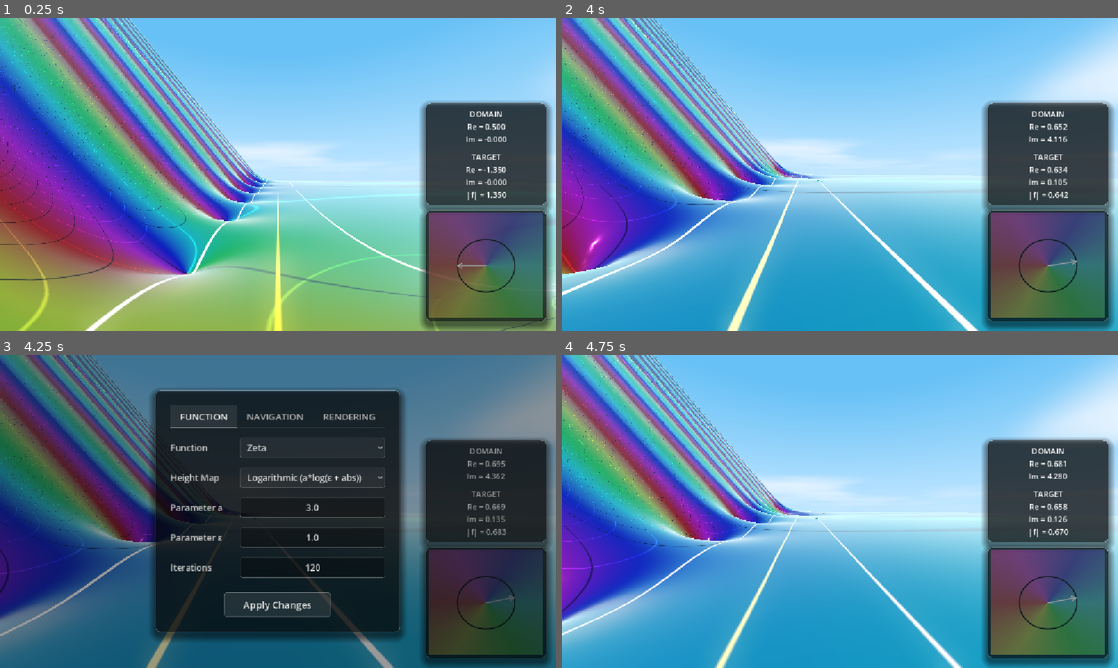
Above: before the commit, frames 1-4 (two rows, left to right).
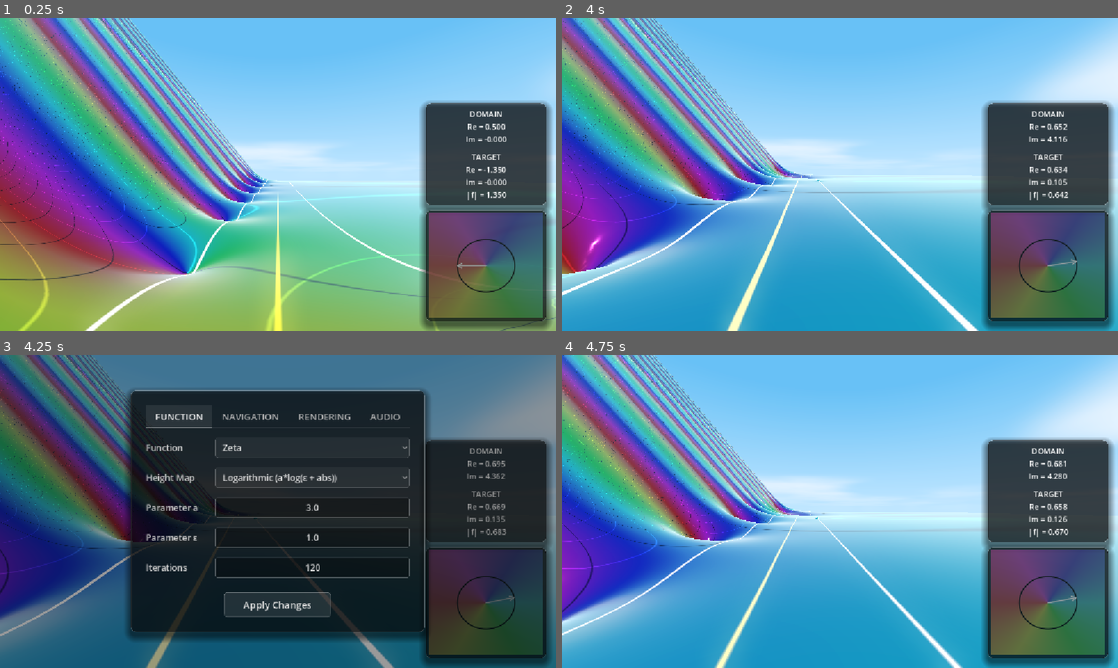
Above: after the commit, the same moments.

Repository: allanino/complex-functions-explorer
Game: Godot game, scene res://scenes/main.tscn
The game is run twice, just before and just after one commit, with the same random seed, the same clock (stepped at 60 frames per second) and the same inputs.
Inputs (mouse positions are in pixels of both pictures, inside the frame that each line leads up to):
- Up to frame 1 (0.25 s): no input
- Up to frame 2 (4 s): tap Enter at 0.5 s; move the mouse to (867, 174) at 0.52 s; hold W (move_forward) from 0.53 s (still down); tap G at 0.6, 3.6 s; tap Space at 0.77, 1.52, 3.02, 3.77 s; move the mouse to (812, 174) at 1.27 s; tap C at 1.35 s; move the mouse to (851, 168) at 2.02 s; hold Shift 2.03-2.78 s; move the mouse to (834, 180) at 2.77 s; tap Ctrl at 2.85 s; move the mouse to (878, 177) at 3.52 s
- Up to frame 3 (4.25 s): keep holding W (move_forward); tap Escape (ui_cancel) at 4.15 s
- Up to frame 4 (4.75 s): release W (move_forward) at 4.25 s; click "Apply Changes" at 4.25 s

Frames 1-2 are identical in both runs. In frame 3, 9.9% of the frame differs, in the area x 22-78%, y 10-92%; in frame 4, nothing differs.

Commit message:
Add AUDIO settings tab with background music and drone toggles
- Added `bg_music_enabled` and `drone_enabled` static variables to `Field` class.
- Implemented new AUDIO tab in `hud.tscn` with checkboxes for both settings.
- Updated `hud.gd` to synchronize UI state with `Field` variables and apply changes.
- Modified `spatial_audio.gd` to dynamically toggle background music and topographic drone playback based on these settings.

Co-authored-by: allanino <5325241+allanino@users.noreply.github.com>

Diff:
--- a/scenes/hud.tscn
+++ b/scenes/hud.tscn
@@ -737,6 +737,57 @@
 theme_override_styles/hover_pressed = SubResource("StyleBoxFlat_checkbox_hover")
 theme_override_styles/focus = SubResource("StyleBoxFlat_checkbox")
 
+[node name="AUDIO" type="VBoxContainer" parent="Control/MenuOverlay/CenterContainer/MainPanel/MarginContainer/ContentVBox/TabContainer"]
+visible = false
+layout_mode = 2
+theme_override_constants/separation = 15
+
+[node name="BgMusicContainer" type="HBoxContainer" parent="Control/MenuOverlay/CenterContainer/MainPanel/MarginContainer/ContentVBox/TabContainer/AUDIO"]
+layout_mode = 2
+theme_override_constants/separation = 0
+
+[node name="Label" type="Label" parent="Control/MenuOverlay/CenterContainer/MainPanel/MarginContainer/ContentVBox/TabContainer/AUDIO/BgMusicContainer"]
+layout_mode = 2
+size_flags_horizontal = 3
+theme_override_colors/font_color = Color(0.8, 0.8, 0.8, 1)
+theme_override_font_sizes/font_size = 18
+text = "Background Music"
+
+[node name="BgMusicCheckbox" type="CheckBox" parent="Control/MenuOverlay/CenterContainer/MainPanel/MarginContainer/ContentVBox/TabContainer/AUDIO/BgMusicContainer"]
+custom_minimum_size = Vector2(10, 10)
+layout_mode = 2
+size_flags_vertical = 4
+focus_mode = 0
+theme_override_constants/h_separation = 0
+theme_override_styles/normal = SubResource("StyleBoxFlat_checkbox")
+theme_override_styles/hover = SubResource("StyleBoxFlat_checkbox_hover")
+theme_override_styles/pressed = SubResource("StyleBoxFlat_checkbox")
+theme_override_styles/hover_pressed = SubResource("StyleBoxFlat_checkbox_hover")
+theme_override_styles/focus = SubResource("StyleBoxFlat_checkbox")
+
+[node name="DroneContainer" type="HBoxContainer" parent="Control/MenuOverlay/CenterContainer/MainPanel/MarginContainer/ContentVBox/TabContainer/AUDIO"]
+layout_mode = 2
+theme_override_constants/separation = 0
+
+[node name="Label" type="Label" parent="Control/MenuOverlay/CenterContainer/MainPanel/MarginContainer/ContentVBox/TabContainer/AUDIO/DroneContainer"]
+layout_mode = 2
+size_flags_horizontal = 3
+theme_override_colors/font_color = Color(0.8, 0.8, 0.8, 1)
+theme_override_font_sizes/font_size = 18
+text = "Topographic Drone"
+
+[node name="DroneCheckbox" type="CheckBox" parent="Control/MenuOverlay/CenterContainer/MainPanel/MarginContainer/ContentVBox/TabContainer/AUDIO/DroneContainer"]
+custom_minimum_size = Vector2(10, 10)
+layout_mode = 2
+size_flags_vertical = 4
+focus_mode = 0
+theme_override_constants/h_separation = 0
+theme_override_styles/normal = SubResource("StyleBoxFlat_checkbox")
+theme_override_styles/hover = SubResource("StyleBoxFlat_checkbox_hover")
+theme_override_styles/pressed = SubResource("StyleBoxFlat_checkbox")
+theme_override_styles/hover_pressed = SubResource("StyleBoxFlat_checkbox_hover")
+theme_override_styles/focus = SubResource("StyleBoxFlat_checkbox")
+
 [node name="ApplyButton" type="Button" parent="Control/MenuOverlay/CenterContainer/MainPanel/MarginContainer/ContentVBox"]
 layout_mode = 2
 size_flags_horizontal = 4
--- a/scripts/audio/spatial_audio.gd
+++ b/scripts/audio/spatial_audio.gd
@@ -110,6 +110,8 @@
 	$AudioStreamPlayer.bus = bus_name
 
 func _process(delta):
+	_process_audio_toggles()
+
 	if playback == null:
 		var stream_player = $AudioStreamPlayer
 		if stream_player.playing:
@@ -256,3 +258,26 @@
 			playback.push_frame(Vector2.ZERO)
 
 		to_fill -= 1
+
+func _process_audio_toggles():
+	# 1. Background Music
+	var music = get_node_or_null("BackgroundMusic")
+	if music:
+		if Field.bg_music_enabled:
+			if not music.playing:
+				music.play()
+		else:
+			if music.playing:
+				music.stop()
+
+	# 2. Topographic Drone
+	var drone = $AudioStreamPlayer
+	if Field.drone_enabled:
+		if not drone.playing:
+			drone.play()
+			# When resuming, we might need to re-fetch playback
+			playback = drone.get_stream_playback()
+	else:
+		if drone.playing:
+			drone.stop()
+			playback = null
--- a/scripts/field.gd
+++ b/scripts/field.gd
@@ -16,6 +16,8 @@
 static var show_hud_complex: bool = true
 static var show_hud_navigation: bool = true
 static var show_hud_zeros: bool = true
+static var bg_music_enabled: bool = true
+static var drone_enabled: bool = true
 
 static var visited_zeros: Array[float] = []
 
--- a/scripts/hud.gd
+++ b/scripts/hud.gd
@@ -40,6 +40,9 @@
 @onready var hud_navigation_checkbox = $Control/MenuOverlay/CenterContainer/MainPanel/MarginContainer/ContentVBox/TabContainer/RENDERING/HudNavigationContainer/HudNavigationCheckbox
 @onready var hud_zeros_container = $Control/MenuOverlay/CenterContainer/MainPanel/MarginContainer/ContentVBox/TabContainer/RENDERING/HudZetaZerosContainer
 @onready var hud_zeros_checkbox = $Control/MenuOverlay/CenterContainer/MainPanel/MarginContainer/ContentVBox/TabContainer/RENDERING/HudZetaZerosContainer/HudZetaZerosCheckbox
+
+@onready var bg_music_checkbox = $Control/MenuOverlay/CenterContainer/MainPanel/MarginContainer/ContentVBox/TabContainer/AUDIO/BgMusicContainer/BgMusicCheckbox
+@onready var drone_checkbox = $Control/MenuOverlay/CenterContainer/MainPanel/MarginContainer/ContentVBox/TabContainer/AUDIO/DroneContainer/DroneCheckbox
 
 @onready var apply_button = $Control/MenuOverlay/CenterContainer/MainPanel/MarginContainer/ContentVBox/ApplyButton
 
@@ -88,6 +91,8 @@
 		hud_complex_checkbox.button_pressed = Field.show_hud_complex
 		hud_navigation_checkbox.button_pressed = Field.show_hud_navigation
 		hud_zeros_checkbox.button_pressed = Field.show_hud_zeros
+		bg_music_checkbox.button_pressed = Field.bg_music_enabled
+		drone_checkbox.button_pressed = Field.drone_enabled
 
 		func_button.selected = Field.function_type
 		height_button.selected = Field.height_type
@@ -157,6 +162,8 @@
 	Field.show_hud_complex = hud_complex_checkbox.button_pressed
 	Field.show_hud_navigation = hud_navigation_checkbox.button_pressed
 	Field.show_hud_zeros = hud_zeros_checkbox.button_pressed
+	Field.bg_music_enabled = bg_music_checkbox.button_pressed
+	Field.drone_enabled = drone_checkbox.button_pressed
 	Field.function_type = func_button.selected
 	Field.height_type = height_button.selected
 
